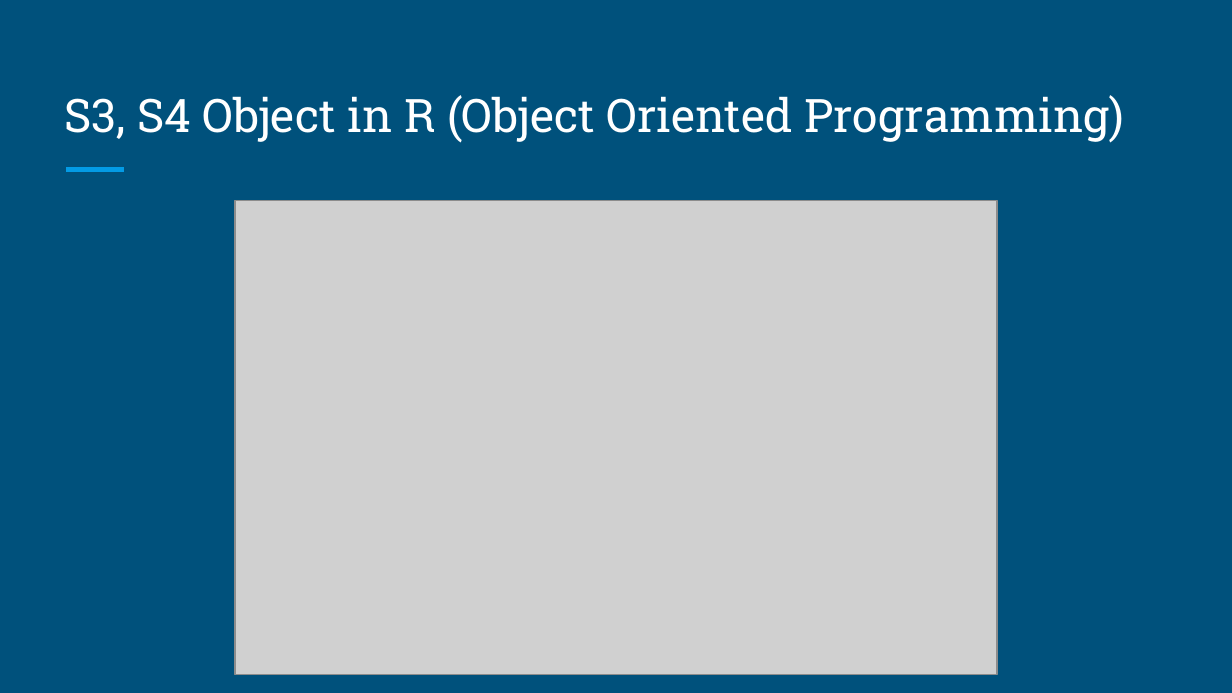
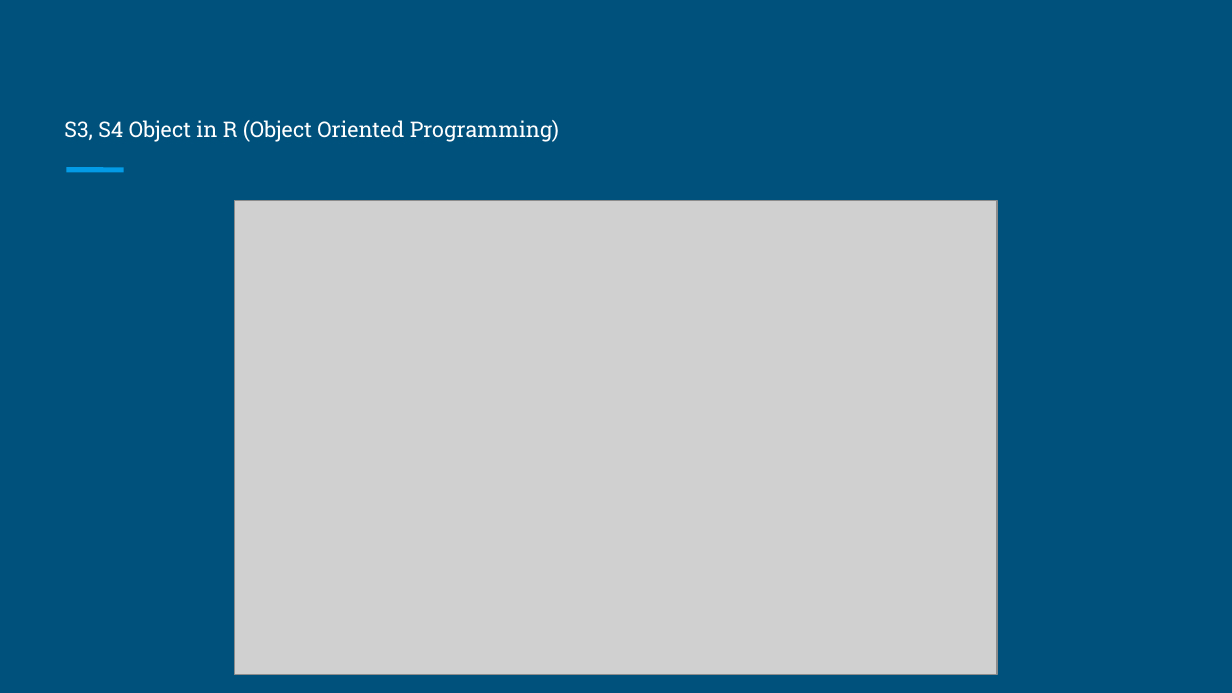
Before and after one commit to brandonyph/APB-Workshop-DataAnalyticsEssentials, a slide deck: slide 17 of Week2-Datatype-and-Data-Structure/Week 2-Datatype and Data Structure.pptx. Drawn at 1232x693 pixels with LibreOffice and Linux fonts; fonts in the diff are those of the drawing; grey boxes stand for pictures. Boxes give left, top, right and bottom in pixels: in the first picture for what was removed or moved away, otherwise in the second. Text is boxed around its words. In the diff, an @@ line names an element or a change of style, - is before the commit and + after.

```diff
--- a/Week2-Datatype-and-Data-Structure/Week 2-Datatype and Data Structure.pptx
+++ b/Week2-Datatype-and-Data-Structure/Week 2-Datatype and Data Structure.pptx
@@ text "S3, S4 Object in R ..." at [64, 120, 559, 142]: size 27 to 12.6 pt @@
```
Also in this commit, not shown: 16 other slides changed, 1 slide added, 3 slides removed.
